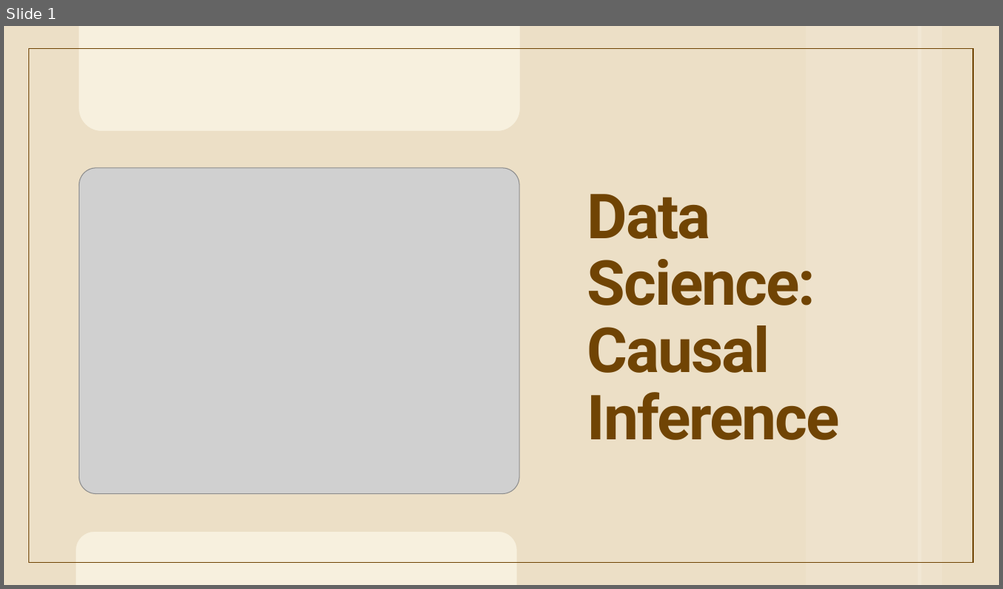
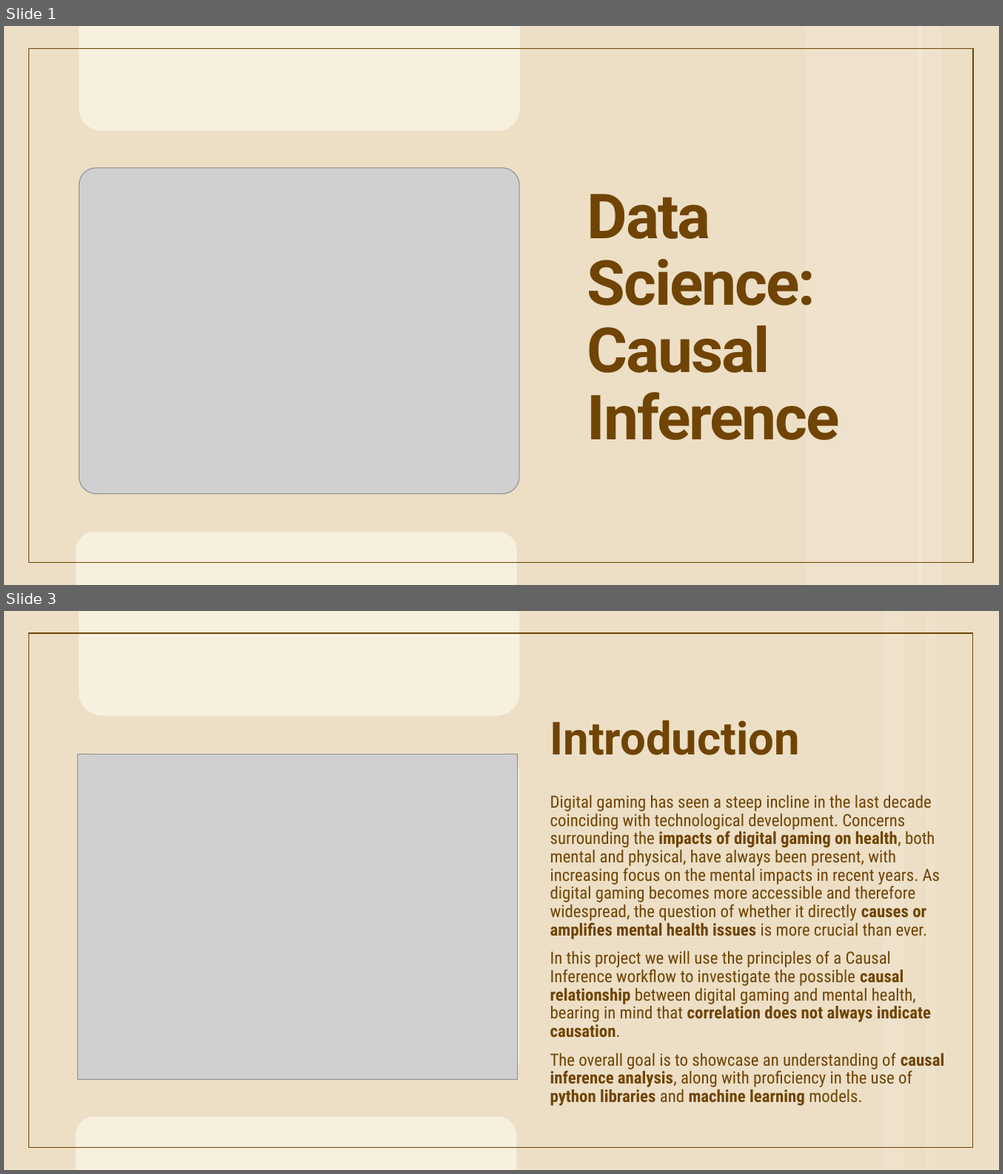
Before and after one commit to FaatimahMajothi98/Causal-Inference-Analysis, a slide deck: Causal Inference.pptx. Shown one above the other, each under a label of ours: slide 1 before the commit, slides 1 and 3 after it; the slides between them are not shown. The pictures are 1003x589 and 1003x1174 pixels, drawn with LibreOffice and Linux fonts; fonts in the diff are those of the drawing; grey boxes stand for pictures. Boxes give left, top, right and bottom in pixels: in the first picture for what was removed or moved away, otherwise in the second. Text is boxed around its words. In the diff, an @@ line names an element or a change of style, - is before the commit and + after.

Commit message:
Images saved, presentation added (incomplete)

```diff
--- a/Causal Inference.pptx
+++ b/Causal Inference.pptx
@@ slide 3 added at (4,611,999,1170), background #F7F0DE; not listed: 1 template element that a slide beside it also shows @@
@@ freeform shape added at (4,611,999,1170), fill #ECDFC6 @@
@@ rectangle added at (882,611,905,1170), fill #EEE2CC @@
@@ rectangle added at (926,611,935,1170), fill #EEE2CC @@
@@ title added at (550,721,800,755), 44 pt, text #704404, bold @@
+Introduction
@@ picture added at (77,755,518,1080) @@
@@ text added at (550,795,944,1088), 16.3 pt, text #704404 @@
+Digital gaming has seen a steep incline in the last decade coinciding with technological development. Concerns surrounding the impacts of digital gaming on health, both mental and physical, have always been present, with increasing focus on the mental impacts in recent years. As digital gaming becomes more accessible and therefore widespread, the question of whether it directly causes or amplifies mental health issues is more crucial than ever.
+In this project we will use the principles of a Causal Inference workflow to investigate the possible causal relationship between digital gaming and mental health, bearing in mind that correlation does not always indicate causation.
+The overall goal is to showcase an understanding of causal inference analysis, along with proficiency in the use of python libraries and machine learning models.
```
Also in this commit, not shown: 1 slide changed, 12 other slides added, 4 slides removed, 7 other files.
